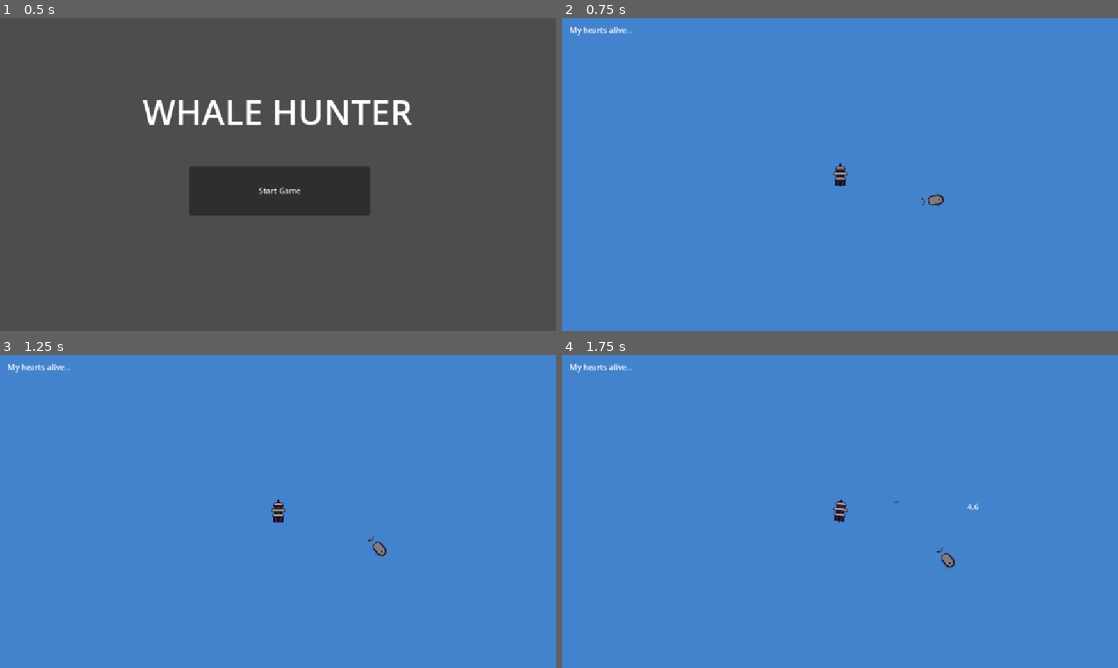
Above: before the commit, frames 1-4 (two rows, left to right).
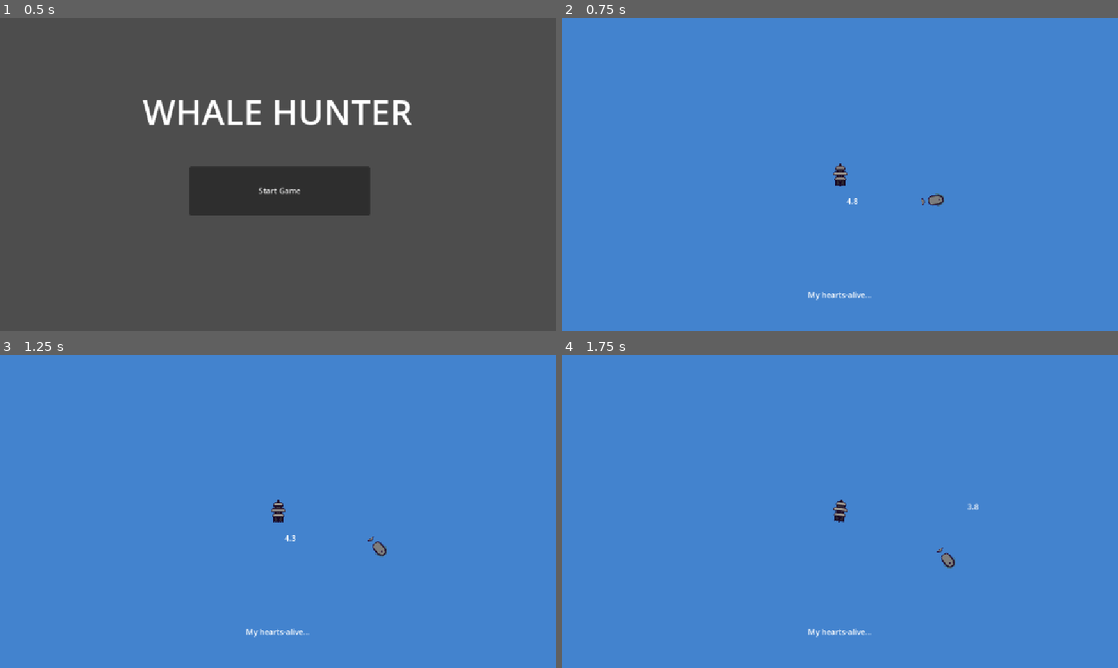
Above: after the commit, the same moments.

Repository: Waldoz53/whale-hunter
Game: Godot game, scene res://Scenes/start_menu.tscn
Two runs of this game, one before a commit and one after it. Both use one fixed random seed, a clock stepped at 60 frames per second and the inputs below.
Inputs (mouse positions are in pixels of both pictures, inside the frame that each line leads up to):
- Up to frame 1 (0.5 s): no input
- Up to frame 2 (0.75 s): click "Start Game" at 0.5 s
- Up to frame 3 (1.25 s): no input
- Up to frame 4 (1.75 s): move the mouse to (962, 495) at 1.27 s; hold D (turn_right) from 1.28 s (still down); click (962, 495) at 1.42 s

Frame 1 is identical in both runs. In frame 2, 0.3% of the frame differs, in the area x 1-56%, y 2-91%; in frame 3, 0.3%; in frame 4, 0.3%.

Commit message:
added quote overlay

Diff:
--- /dev/null
+++ b/Scenes/main.gd
@@ -0,0 +1,37 @@
+extends Node2D
+
+var whale_kill_count := 0
+@onready var quote_overlay = $"UI/QuoteOverlay"
+
+var quotes = [
+	"Delinate chaos bewitched",
+	"I came to know of what fine steel the head of a harpoon is made, and how exceedingly sharp the long straight edges are always kept.",
+	"The more whales, the less fish",
+	"Prepare for what follows",
+	"Silently eyeing the vase blue eye of the sea",
+	"What could be more full of meaning?",
+	"Do you not find a strange analogy to something in yourself?",
+	"The mightiest elephant is but a terrier to Leviathan",
+	"Man's insanity is heaven's sense",
+	"The hideous rot of life should make him easier to harvest",
+	"The only whales that thus sank were old, meagre, and broken-hearted creatures",
+	"How can'st thou endure without being mad?",
+	"I remember the first albatross I ever saw",
+	"Yet, this is life",
+	"Once more.",
+	"Instantaneous, violent, convulsive",
+	"Time itself now held long breathes with keen suspense",
+	"What then remained?",
+	"The whale has no voice",
+
+]
+
+func register_whale_kill():
+	whale_kill_count += 1
+
+	if whale_kill_count == 1 or whale_kill_count % 3 == 0:
+		_show_quote_screen()
+
+func _show_quote_screen():
+	var quote = quotes.pick_random()
+	quote_overlay.show_quote(quote)
--- a/Scenes/main.tscn
+++ b/Scenes/main.tscn
@@ -1,11 +1,13 @@
-[gd_scene load_steps=16 format=4 uid="uid://dgqaew8tpupne"]
+[gd_scene load_steps=19 format=4 uid="uid://dgqaew8tpupne"]
 
 [ext_resource type="Script" uid="uid://4l8jsb5ts4vb" path="res://Scripts/ui.gd" id="1_6bp64"]
 [ext_resource type="Texture2D" uid="uid://8syamg6px5br" path="res://Tiles/tracking_arrow.png" id="1_21xkr"]
 [ext_resource type="Script" uid="uid://evg22j7rd8ws" path="res://Scripts/player.gd" id="1_bo1nx"]
+[ext_resource type="Script" uid="uid://fowkgu1a1i2d" path="res://Scenes/main.gd" id="1_fdnlq"]
 [ext_resource type="Texture2D" uid="uid://bqagxo60ibn40" path="res://Tiles/water.png" id="3_8gbba"]
 [ext_resource type="Texture2D" uid="uid://tgpbgry6yeuq" path="res://Tiles/whale_hunter Sprites/whale_hunter00.png" id="4_6bp64"]
 [ext_resource type="Script" uid="uid://xa7iikvnsrh1" path="res://Scripts/whale_factory.gd" id="4_jjvhh"]
+[ext_resource type="Script" uid="uid://kh3d62kwnesh" path="res://Scripts/quote_overlay.gd" id="4_jkdf5"]
 [ext_resource type="PackedScene" uid="uid://dd4bnfh7ga2tp" path="res://Scenes/whale.tscn" id="5_kry3j"]
 [ext_resource type="AudioStream" uid="uid://coef7qitgu8w7" path="res://Sounds/wood-crash.wav" id="6_ynf5e"]
 [ext_resource type="AudioStream" uid="uid://n8nrmmw2ub4s" path="res://Sounds/crossbow-fire.wav" id="8_344ge"]
@@ -13,8 +15,11 @@
 [ext_resource type="AudioStream" uid="uid://bw86d8viw8adf" path="res://Sounds/canvas-dropcloth-snap-2.wav" id="9_d1ilt"]
 [ext_resource type="AudioStream" uid="uid://cwpep7l0jtpgk" path="res://Music/Hearts Alive.mp3" id="12_6iyac"]
 
-[sub_resource type="CapsuleShape2D" id="CapsuleShape2D_kry3j"]
-radius = 8.0
+[sub_resource type="LabelSettings" id="LabelSettings_fdnlq"]
+font_size = 32
+
+[sub_resource type="RectangleShape2D" id="RectangleShape2D_6iyac"]
+size = Vector2(16, 32)
 
 [sub_resource type="TileSetAtlasSource" id="TileSetAtlasSource_jjvhh"]
 texture = ExtResource("3_8gbba")
@@ -27,17 +32,18 @@
 sources/0 = SubResource("TileSetAtlasSource_jjvhh")
 
 [node name="Main" type="Node2D"]
+script = ExtResource("1_fdnlq")
 
 [node name="UI" type="CanvasLayer" parent="."]
 layer = 10
 script = ExtResource("1_6bp64")
 
 [node name="LogLabel" type="Label" parent="UI"]
-offset_left = 15.0
-offset_top = 13.0
-offset_right = 55.0
-offset_bottom = 36.0
-text = "My hearts alive..."
+offset_left = 509.0
+offset_top = 561.0
+offset_right = 640.0
+offset_bottom = 584.0
+text = "My hearts-alive..."
 
 [node name="CooldownLabel" type="Label" parent="UI"]
 offset_left = 17.0
@@ -48,9 +54,38 @@
 
 [node name="TrackingArrow" type="Sprite2D" parent="UI"]
 modulate = Color(1, 1, 1, 0)
-position = Vector2(588, 605)
+position = Vector2(569, 605)
 texture = ExtResource("1_21xkr")
 region_rect = Rect2(6.93336, 96.7416, 19.1171, 31.0821)
+
+[node name="QuoteOverlay" type="Control" parent="UI"]
+process_mode = 3
+visible = false
+layout_mode = 3
+anchors_preset = 15
+anchor_right = 1.0
+anchor_bottom = 1.0
+grow_horizontal = 2
+grow_vertical = 2
+script = ExtResource("4_jkdf5")
+
+[node name="QuoteLabel" type="Label" parent="UI/QuoteOverlay"]
+z_index = 1
+layout_mode = 0
+offset_left = 32.0
+offset_top = 128.0
+offset_right = 1120.0
+offset_bottom = 512.0
+text = "My hearts alive..."
+label_settings = SubResource("LabelSettings_fdnlq")
+horizontal_alignment = 1
+autowrap_mode = 3
+
+[node name="ColorRect" type="ColorRect" parent="UI/QuoteOverlay"]
+layout_mode = 0
+offset_right = 1152.0
+offset_bottom = 648.0
+color = Color(0, 0, 0, 1)
 
 [node name="Player" type="Area2D" parent="."]
 z_index = 3
@@ -63,7 +98,7 @@
 region_rect = Rect2(5.81349, 0, 20.4648, 32)
 
 [node name="CollisionShape2D" type="CollisionShape2D" parent="Player"]
-shape = SubResource("CapsuleShape2D_kry3j")
+shape = SubResource("RectangleShape2D_6iyac")
 
 [node name="Camera2D" type="Camera2D" parent="Player"]
 zoom = Vector2(1.5, 1.5)
@@ -81,11 +116,11 @@
 
 [node name="ShipHitSound" type="AudioStreamPlayer2D" parent="Player"]
 stream = ExtResource("6_ynf5e")
-volume_db = -5.0
+volume_db = -10.0
 
 [node name="SpearSound" type="AudioStreamPlayer2D" parent="Player"]
 stream = ExtResource("8_344ge")
-volume_db = -10.0
+volume_db = -20.0
 
 [node name="TurnSound" type="AudioStreamPlayer2D" parent="Player"]
 stream = ExtResource("8_hptm8")
@@ -104,5 +139,5 @@
 
 [node name="BackgroundMusic" type="AudioStreamPlayer" parent="."]
 stream = ExtResource("12_6iyac")
-volume_db = -20.0
+volume_db = -17.5
 autoplay = true
--- a/Scripts/player.gd
+++ b/Scripts/player.gd
@@ -17,9 +17,9 @@
 # spear-related
 @onready var spear_scene = preload("res://Scenes/spear.tscn")
 @onready var spear_spawner = $SpearSpawn
-var can_shoot := true
+var can_shoot := false
 var cooldown := 5.0
-var cooldown_timer := 0.0
+var cooldown_timer := 5.0
 
 # ui/other nodes
 @onready var cooldown_label = $"../UI/CooldownLabel"
@@ -59,8 +59,10 @@
 	if Input.is_action_pressed("speed_up"):
 		velocity = velocity.move_toward(input_dir * max_speed, acceleration * delta)
 	elif Input.is_action_pressed("slow_down"):
+		turn_speed = 45.0
 		velocity = velocity.move_toward(input_dir * (max_speed * .25), acceleration * delta)
 	else:
+		turn_speed = 15.0
 		velocity = velocity.move_toward(input_dir * (max_speed  * .5), acceleration * delta)
 
 	if Input.is_action_pressed("turn_left"):
--- /dev/null
+++ b/Scripts/quote_overlay.gd
@@ -0,0 +1,16 @@
+extends Control
+
+signal quote_closed
+
+@onready var label = $QuoteLabel
+
+func show_quote(text: String):
+	label.text = text
+	visible = true
+	get_tree().paused = true
+
+func _input(event: InputEvent) -> void:
+	if event is InputEventMouseButton and event.pressed:
+		visible = false
+		get_tree().paused = false
+		emit_signal("quote_closed")
--- a/Scripts/whale.gd
+++ b/Scripts/whale.gd
@@ -4,6 +4,7 @@
 @export var speed := 30.0
 @export var hp := 3
 @export var base_scale := 1.0
+var current_speed := 0.0
 var is_dead := false
 var rotation_speed := 5.0
 var direction := Vector2.ZERO
@@ -29,35 +30,32 @@
 func _physics_process(delta: float) -> void:
 	match state:
 		ReactionState.IDLE:
-			target_velocity = direction * speed
+			current_speed = move_toward(current_speed, speed, acceleration * delta)
 		ReactionState.FLEEING, ReactionState.ATTACKING:
-			target_velocity = direction * reaction_speed
+			current_speed = move_toward(current_speed, reaction_speed, acceleration * delta)
 
-	if direction != Vector2.ZERO:
-		velocity = velocity.move_toward(target_velocity, acceleration * delta)
-	else:
-		velocity = velocity.move_toward(Vector2.ZERO, friction * delta)
-
+	velocity = direction * current_speed
 	position += velocity * delta
 
 	if direction.length() > 0.01:
 		var target_angle = direction.angle() + PI / 2
 		rotation = lerp_angle(rotation, target_angle, rotation_speed * delta)
 
-	if hp <= 0:
-		_die()
-
 func _on_area_entered(area: Area2D) -> void:
-	if area.is_in_group("spears"):
+	if area.is_in_group("spears") and not is_dead:
 		call_deferred("_lodge_spear", area)
 	elif area.name == "Player":
 		area.take_damage()
-		hp -= 1
+		if not is_dead:
+			hp -= 1
 	else:
 		return
 
 func _lodge_spear(spear):
 	hp -= 1
+
+	if hp <= 0:
+		_die()
 
 	if speed > 10:
 		speed -= 10
@@ -107,7 +105,7 @@
 	if is_instance_valid(player):
 		var player_pos = player.global_position
 		direction = (player_pos - global_position).normalized()
-	await get_tree().create_timer(5.0).timeout
+	await get_tree().create_timer(2.5).timeout
 	state = ReactionState.IDLE
 
 func set_up_stats(is_white: bool):
@@ -119,8 +117,8 @@
 		_apply_white_whale_sprite()
 		player.track_whale(self)
 		$"../UI/LogLabel".text = "A white whale is near..."
-		await get_tree().create_timer(5.0).timeout
-		$"../UI/LogLabel".text = ""
+		$"../BackgroundMusic".stream = load("res://Music/Blood And Thunder.mp3")
+		$"../BackgroundMusic".play()
 	else:
 		hp = randi_range(1, 10)
 		speed = randf_range(20.0, 50.0)
@@ -129,6 +127,8 @@
 	main_sprite.scale = Vector2.ONE * base_scale
 	dead_sprite.scale = Vector2.ONE * base_scale
 	$CollisionShape2D.scale = Vector2.ONE * base_scale
+	await get_tree().create_timer(5.0).timeout
+	$"../UI/LogLabel".text = ""
 
 func _apply_white_whale_sprite():
 	main_sprite.texture = preload("res://Tiles/whale_hunter Sprites/white_whale_ALIVE.png")
@@ -138,6 +138,10 @@
 	player.hp += 1
 
 	is_dead = true
+	$"../.".register_whale_kill()
+	set_physics_process(false)
+	set_process(false)
+
 	direction = Vector2.ZERO
 
 	dead_sprite.modulate.a = 0.0
--- a/Scripts/whale_factory.gd
+++ b/Scripts/whale_factory.gd
@@ -1,7 +1,7 @@
 extends Node
 
 @export var spawn_radius := 500.0
-@export var spawn_interval := 4.0
+@export var spawn_interval := 5.0
 @export var 	whale_scene : PackedScene
 var 	spawn_timer := 0.0
 
Not shown, added: Scenes/main.gd.uid
Not shown, added: Scripts/quote_overlay.gd.uid
